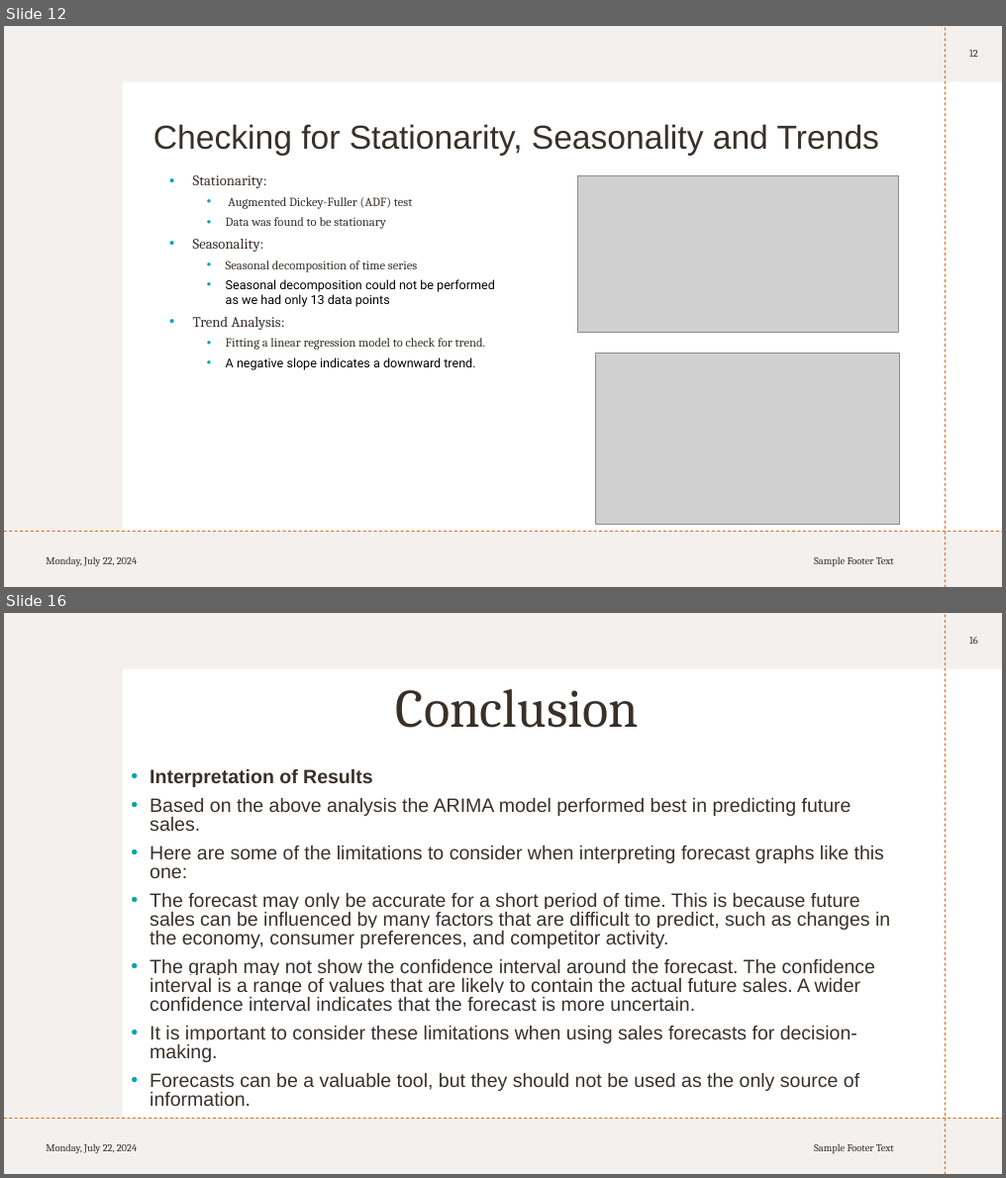
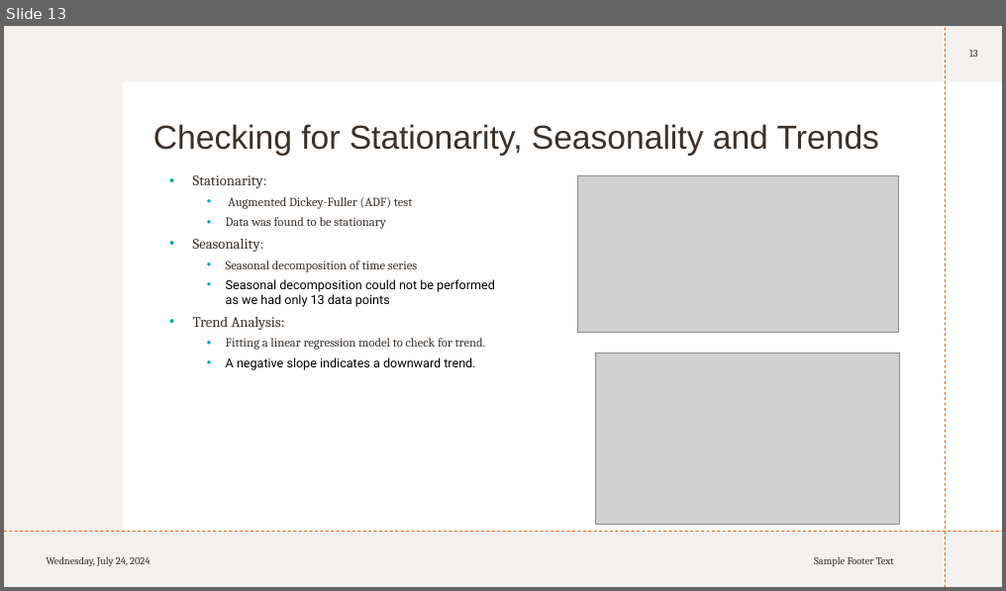
Before and after one commit to KarishmaFernandes/Forecasting-Future-Sales, a slide deck: sales Circly.pptx. Shown one above the other, each under a label of ours: slides 12 and 16 before the commit, slide 13 after it; the slides between them are not shown. The pictures are 1006x1178 and 1006x591 pixels, drawn with LibreOffice and Linux fonts; fonts in the diff are those of the drawing; grey boxes stand for pictures. Boxes give left, top, right and bottom in pixels: in the first picture for what was removed or moved away, otherwise in the second. Text is boxed around its words. In the diff, an @@ line names an element or a change of style, - is before the commit and + after.

```diff
--- a/sales Circly.pptx
+++ b/sales Circly.pptx
@@ slide 16 removed at [4,613,1002,1174], background #FFFFFF; not listed: 4 template elements that a slide beside it also shows @@
@@ page number removed at [969,637,978,644] @@
-16
@@ title removed at [396,689,640,728] @@
-Conclusion
@@ text removed at [150,769,890,1106] @@
-• Interpretation of Results
-• Based on the above analysis the ARIMA model performed best in predicting future sales.
-• Here are some of the limitations to consider when interpreting forecast graphs like this one:
-• The forecast may only be accurate for a short period of time. This is because future sales can be influenced by many factors that are difficult to predict, such as changes in the economy, consumer preferences, and competitor activity.
-• The graph may not show the confidence interval around the forecast. The confidence interval is a range of values that are likely to contain the actual future sales. A wider confidence interval indicates that the forecast is more uncertain.
-• It is important to consider these limitations when using sales forecasts for decision-making.
-• Forecasts can be a valuable tool, but they should not be used as the only source of information.
@@ text removed at [46,1145,137,1155] @@
-Monday, July 22, 2024
@@ text removed at [814,1145,894,1154] @@
-Sample Footer Text
@@ what was slide 12 is now slide 13 @@
@@ slide 13 changed as well @@
@@ text at [46,557,150,568]: text changed @@
-Monday, July 22, 2024
+Wednesday, July 24, 2024
```
Also in this commit, not shown: 14 other slides changed, 3 slides added.
